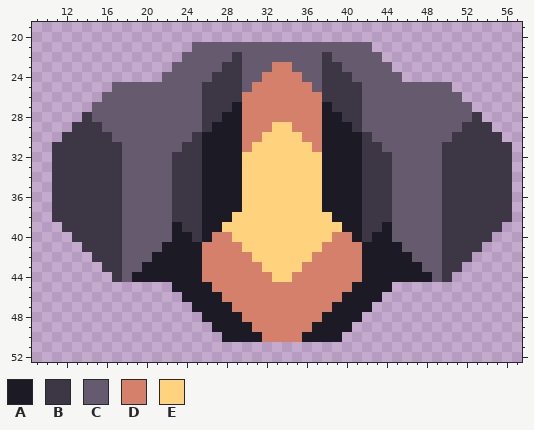
Two versions of one sprite sheet, sprites/unit/core-units/diversionist.png. Above: the version before the commit.
The file is 68x68 pixels. Shown: x 9..57, y 19..52.
Palette (. is transparent): A #1c1a24  B #3c3645  C #655a6e  D #d4806b  E #ffd27e
Pixels before, first column x 11:
21 ..............CCCCCCCCCCCCCCCCCC..............
22 .............CCCCCBCCCCCCCCBCCCCC.............
23 ............CCCCCBBCCCDDCCCBBCCCCC............
24 ...........CCCCCBBBCCDDDDCCBBBCCCCC...........
25 ......CCCCCCCCCBBBBCDDDDDDCBBBBCCCCCCCCC......
26 .....CCCCCCCCCCBBBBDDDDDDDDBBBBCCCCCCCCCC.....
27 ....CCCCCCCCCCCBBBADDDDDDDDABBBCCCCCCCCCCC....
28 ...BCCCCCCCCCCCBBAADDDDDDDDAABBCCCCCCCCCCCB...
29 ..BBBCCCCCCCCCCBAAADDDEEDDDAAABCCCCCCCCCCBBB..
30 .BBBBBCCCCCCCCBAAAADDEEEEDDAAAABCCCCCCCCBBBBB.
31 BBBBBBBCCCCCCBBAAAADEEEEEEDAAAABBCCCCCCBBBBBBB
32 BBBBBBBCCCCCBBBAAAAEEEEEEEEAAAABBBCCCCCBBBBBBB
33 BBBBBBBCCCCCBBBAAAAEEEEEEEEAAAABBBCCCCCBBBBBBB
34 BBBBBBBCCCCCBBBAAAAEEEEEEEEAAAABBBCCCCCBBBBBBB
35 BBBBBBBCCCCCBBBAAAAEEEEEEEEAAAABBBCCCCCBBBBBBB
36 BBBBBBBCCCCCBBBAAAAEEEEEEEEAAAABBBCCCCCBBBBBBB
37 BBBBBBBCCCCCBBBAAAAEEEEEEEEAAAABBBCCCCCBBBBBBB
38 BBBBBBBCCCCCBBBAAAEEEEEEEEEEAAABBBCCCCCBBBBBBB
39 .BBBBBBCCCCCABBAAEEEEEEEEEEEEAABBACCCCCBBBBBB.
40 ..BBBBBCCCCCAABADDEEEEEEEEEEDDABAACCCCCBBBBB..
41 ...BBBBCCCCAAAADDDDEEEEEEEEDDDDAAAACCCCBBBB...
42 ....BBBCCCAAAAADDDDDEEEEEEDDDDDAAAAACCCBBB....
43 .....BBCCAAAAAADDDDDDEEEEDDDDDDAAAAAACCBB.....
44 ......BCAAAAAAADDDDDDDEEDDDDDDDAAAAAAACB......
45 ............AAAADDDDDDDDDDDDDDAAAA............
46 .............AAAADDDDDDDDDDDDAAAA.............
47 ..............AAAADDDDDDDDDDAAAA..............
48 ...............AAAADDDDDDDDAAAA...............
49 ................AAAADDDDDDAAAA................
50 .................AAAADDDDAAAA.................
New version:
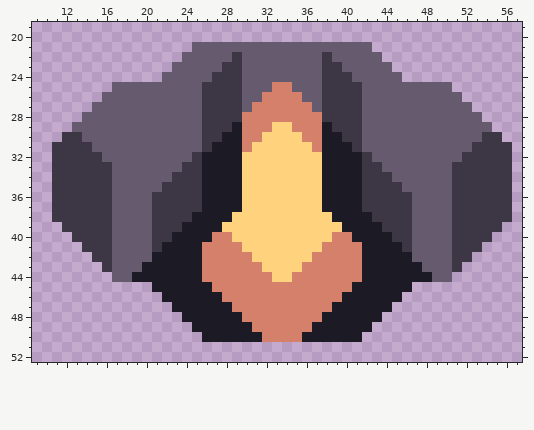
Edits made:
{"y":23,"x":33,"old":"DD","new":"CC"}
{"y":24,"x":32,"old":"DDDD","new":"CCCC"}
{"y":25,"x":31,"old":"DD","new":"CC"}
{"y":25,"x":35,"old":"DD","new":"CC"}
{"y":26,"x":30,"old":"DD","new":"CC"}
{"y":26,"x":36,"old":"DD","new":"CC"}
{"y":27,"x":29,"old":"AD","new":"BC"}
{"y":27,"x":37,"old":"DA","new":"CB"}
{"y":28,"x":14,"old":"B","new":"C"}
{"y":28,"x":28,"old":"AA","new":"BB"}
{"y":28,"x":38,"old":"AA","new":"BB"}
{"y":28,"x":53,"old":"B","new":"C"}
{"y":29,"x":13,"old":"BBB","new":"CCC"}
{"y":29,"x":27,"old":"AA","new":"BB"}
{"y":29,"x":39,"old":"AA","new":"BB"}
{"y":29,"x":52,"old":"BBB","new":"CCC"}
{"y":30,"x":14,"old":"BBB","new":"CCC"}
{"y":30,"x":25,"old":"BAA","new":"CBB"}
{"y":30,"x":40,"old":"AAB","new":"BBC"}
{"y":30,"x":51,"old":"BBB","new":"CCC"}
{"y":31,"x":15,"old":"BBB","new":"CCC"}
{"y":31,"x":24,"old":"BBA","new":"CCB"}
{"y":31,"x":41,"old":"ABB","new":"BCC"}
{"y":31,"x":50,"old":"BBB","new":"CCC"}
{"y":32,"x":16,"old":"BB","new":"CC"}
{"y":32,"x":23,"old":"BB","new":"CC"}
{"y":32,"x":43,"old":"BB","new":"CC"}
{"y":32,"x":50,"old":"BB","new":"CC"}
{"y":33,"x":17,"old":"B","new":"C"}
{"y":33,"x":23,"old":"B","new":"C"}
{"y":33,"x":44,"old":"B","new":"C"}
{"y":33,"x":50,"old":"B","new":"C"}
{"y":34,"x":17,"old":"B","new":"C"}
{"y":34,"x":50,"old":"B","new":"C"}
{"y":35,"x":17,"old":"B","new":"C"}
{"y":35,"x":22,"old":"C","new":"B"}
{"y":35,"x":45,"old":"C","new":"B"}
{"y":35,"x":50,"old":"B","new":"C"}
{"y":36,"x":17,"old":"B","new":"C"}
{"y":36,"x":21,"old":"CC","new":"BB"}
{"y":36,"x":45,"old":"CC","new":"BB"}
{"y":36,"x":50,"old":"B","new":"C"}
{"y":37,"x":17,"old":"B","new":"C"}
{"y":37,"x":21,"old":"CC","new":"BB"}
{"y":37,"x":45,"old":"CC","new":"BB"}
{"y":37,"x":50,"old":"B","new":"C"}
{"y":38,"x":17,"old":"B","new":"C"}
{"y":38,"x":21,"old":"CC","new":"BB"}
{"y":38,"x":25,"old":"B","new":"A"}
{"y":38,"x":42,"old":"B","new":"A"}
{"y":38,"x":45,"old":"CC","new":"BB"}
{"y":38,"x":50,"old":"B","new":"C"}
{"y":39,"x":17,"old":"B","new":"C"}
{"y":39,"x":21,"old":"CCABB","new":"BBBAA"}
{"y":39,"x":42,"old":"BBACC","new":"AABBB"}
{"y":39,"x":50,"old":"B","new":"C"}
{"y":40,"x":17,"old":"B","new":"C"}
{"y":40,"x":21,"old":"CC","new":"BB"}
{"y":40,"x":25,"old":"B","new":"A"}
{"y":40,"x":42,"old":"B","new":"A"}
{"y":40,"x":45,"old":"CC","new":"BB"}
{"y":40,"x":50,"old":"B","new":"C"}
{"y":41,"x":17,"old":"B","new":"C"}
{"y":41,"x":21,"old":"C","new":"B"}
{"y":41,"x":46,"old":"C","new":"B"}
{"y":41,"x":50,"old":"B","new":"C"}
{"y":42,"x":17,"old":"B","new":"C"}
{"y":42,"x":50,"old":"B","new":"C"}
{"y":43,"x":17,"old":"B","new":"C"}
{"y":43,"x":50,"old":"B","new":"C"}
{"y":44,"x":17,"old":"B","new":"C"}
{"y":44,"x":50,"old":"B","new":"C"}
{"y":45,"x":21,"old":"..","new":"AA"}
{"y":45,"x":45,"old":"..","new":"AA"}
{"y":46,"x":22,"old":"..","new":"AA"}
{"y":46,"x":44,"old":"..","new":"AA"}
{"y":47,"x":23,"old":"..","new":"AA"}
{"y":47,"x":43,"old":"..","new":"AA"}
{"y":48,"x":24,"old":"..","new":"AA"}
{"y":48,"x":42,"old":"..","new":"AA"}
{"y":49,"x":25,"old":"..","new":"AA"}
{"y":49,"x":41,"old":"..","new":"AA"}
{"y":50,"x":26,"old":"..","new":"AA"}
{"y":50,"x":40,"old":"..","new":"AA"}
{"label":"changed","picture_box":[152,62,492,342]}
{"label":"changed","picture_box":[72,112,122,282]}
